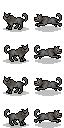
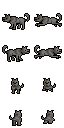
Comparing the layer stacks of the two 64 x 128 images. Changes:
removed layer "Wolf2.png copy #2" over [3, 76, 62, 96]
removed layer "Wolf2.png copy" over [3, 12, 62, 32]
removed layer "Wolf2.png copy #1" over [3, 108, 62, 128]
removed layer "Wolf2.png" over [3, 44, 62, 64]
added layer "wolf_left_1.png" above "wolf_right_1.png" over [34, 14, 62, 27]
added layer "wolf_right_1.png" above "wolf_up_0.png" over [2, 45, 30, 62]
added layer "wolf_up_0.png" above "wolf_up_1.png" over [9, 110, 22, 126]
added layer "wolf_up_1.png" above "wolf_down_0.png" over [41, 110, 55, 124]
added layer "wolf_down_0.png" above "wolf_down_1.png" over [11, 78, 24, 94]
added layer "wolf_down_1.png" above "wolf_right_0.png" over [42, 78, 56, 92]
added layer "wolf_right_0.png" above "wolf_left_0.png" over [34, 46, 62, 59]
added layer "wolf_left_0.png" over [2, 13, 30, 30]
